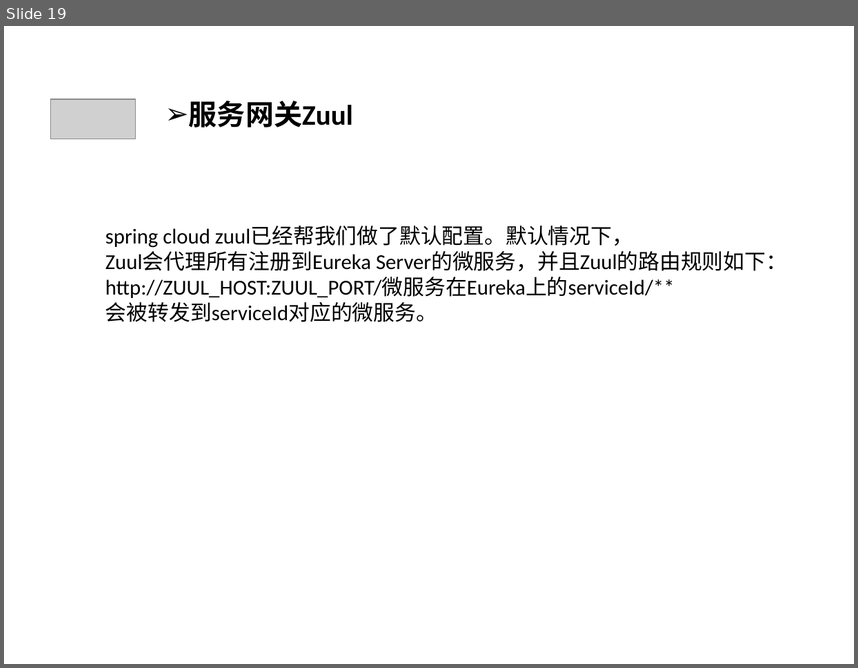
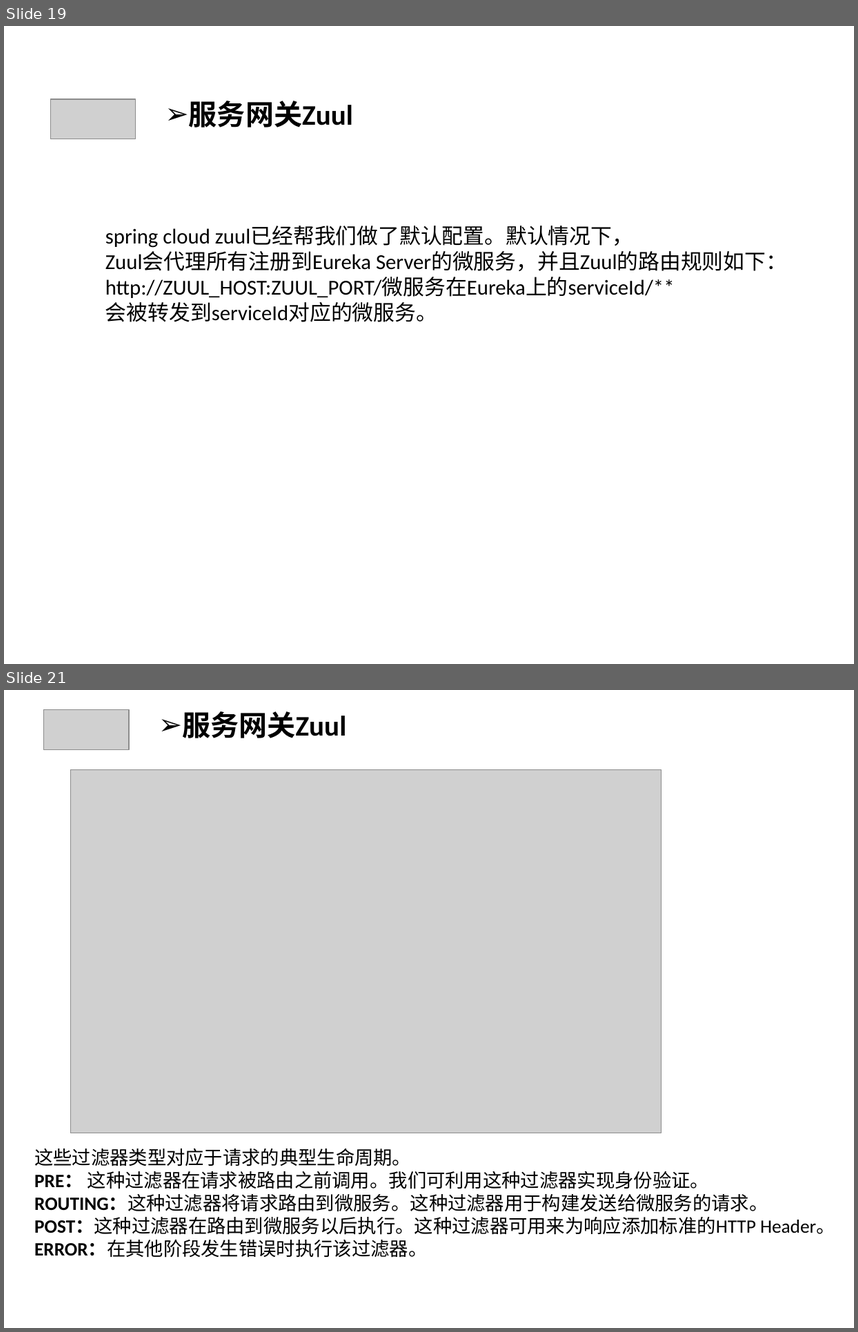
Before and after one commit to qbkken/spring_cloud, a slide deck: spring_cloud.ppt. Shown one above the other, each under a label of ours: slide 19 before the commit, slides 19 and 21 after it; the slides between them are not shown. The pictures are 858x668 and 858x1332 pixels, drawn with LibreOffice and Linux fonts; fonts in the diff are those of the drawing; grey boxes stand for pictures. Boxes give left, top, right and bottom in pixels: in the first picture for what was removed or moved away, otherwise in the second. Text is boxed around its words. In the diff, an @@ line names an element or a change of style, - is before the commit and + after.

```diff
--- a/spring_cloud.ppt
+++ b/spring_cloud.ppt
@@ slide 21 added at <box>4,690,854,1328</box>, background #CCE8CF @@
@@ picture added at <box>44,709,129,749</box> @@
@@ text added at <box>182,711,346,738</box>, 24 pt, text #000000, bold @@
+➢ 服务网关Zuul
@@ picture added at <box>70,770,661,1133</box> @@
@@ text added at <box>34,1148,835,1257</box>, 16 pt, text #000000 @@
+这些过滤器类型对应于请求的典型生命周期。
+PRE： 这种过滤器在请求被路由之前调用。我们可利用这种过滤器实现身份验证。
+ROUTING：这种过滤器将请求路由到微服务。这种过滤器用于构建发送给微服务的请求。
+POST：这种过滤器在路由到微服务以后执行。这种过滤器可用来为响应添加标准的HTTP Header。
+ERROR：在其他阶段发生错误时执行该过滤器。
```
Also in this commit, not shown: 4 slides changed, 7 other slides added, 2 slides removed, 6 other files.
